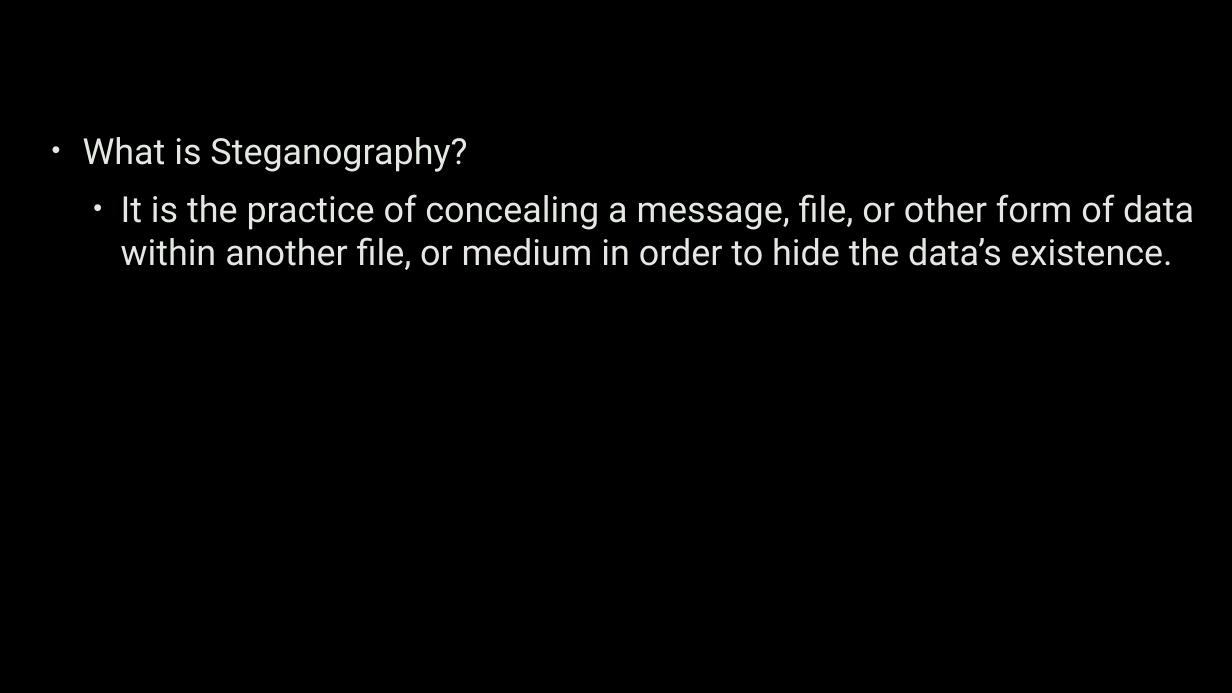
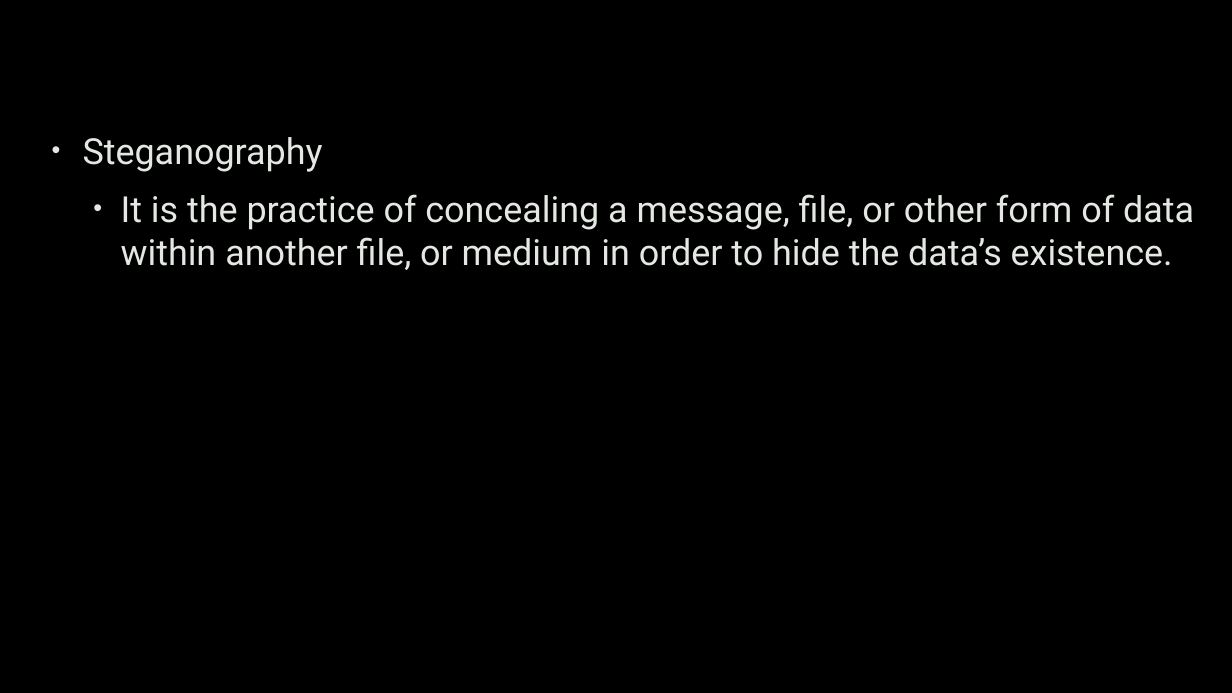
Before and after one commit to zhanyixinghua/cits1003, a slide deck: slide 3 of cits1003-lecture_slides/CITS1003-8 Forensics-exercises.pptx. Drawn at 1232x693 pixels with LibreOffice and Linux fonts; fonts in the diff are those of the drawing; background and template pictures are left out. Boxes give left, top, right and bottom in pixels: in the first picture for what was removed or moved away, otherwise in the second. Text is boxed around its words. In the diff, an @@ line names an element or a change of style, - is before the commit and + after.

Commit message:
typos in slides of week 8 corrected

```diff
--- a/cits1003-lecture_slides/CITS1003-8 Forensics-exercises.pptx
+++ b/cits1003-lecture_slides/CITS1003-8 Forensics-exercises.pptx
@@ text at <box>83,137,323,172</box>: text changed @@
-• What is Steganography?
+• Steganography
```
Also in this commit, not shown: 16 other slides changed, 1 slide added.
